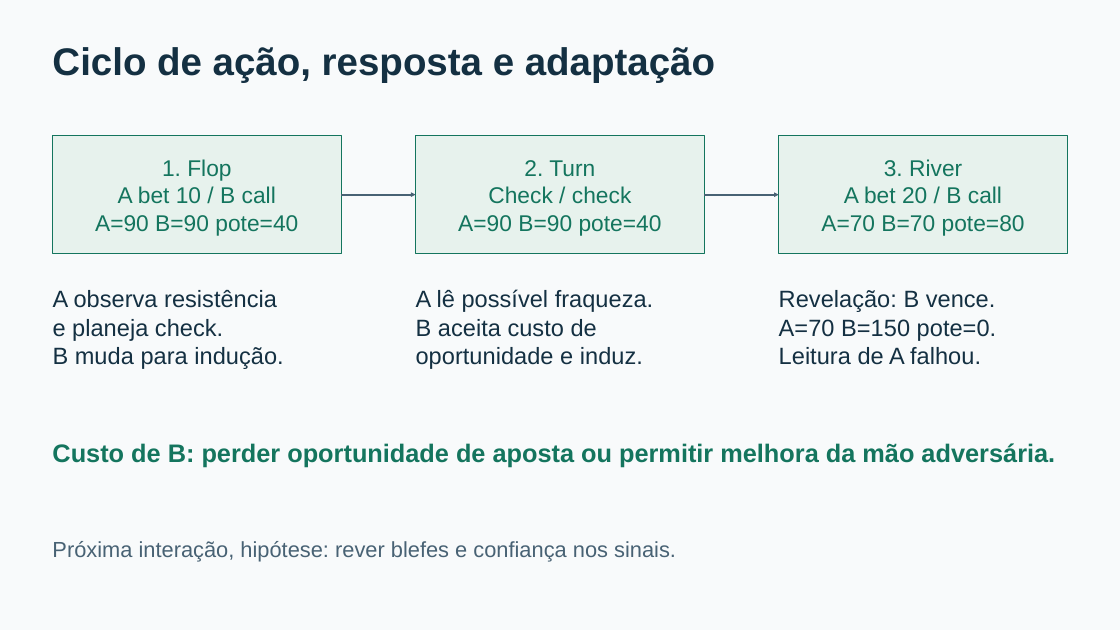
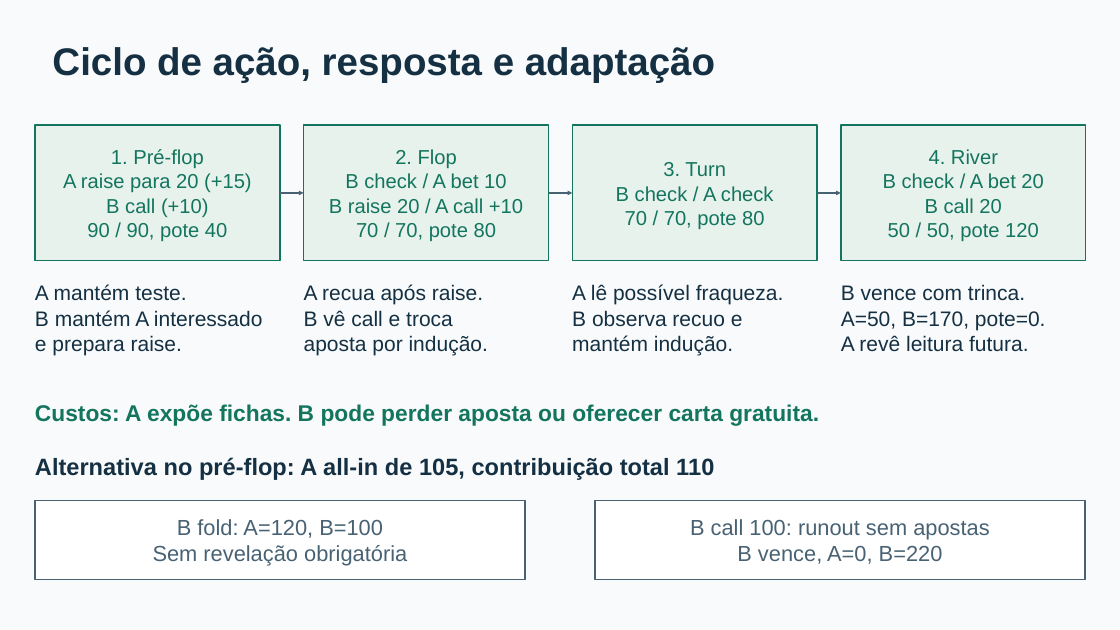
Before and after one commit to rafaelbtorres/Trabalho-1-Analise-de-Sistema-Adversarial, a slide deck: slide 2 of diagramas/diagramas-editaveis.pptx. Drawn at 1120x630 pixels with LibreOffice and Linux fonts; fonts in the diff are those of the drawing. Boxes give left, top, right and bottom in pixels: in the first picture for what was removed or moved away, otherwise in the second. Text is boxed around its words. In the diff, an @@ line names an element or a change of style, - is before the commit and + after.

Commit message:
docs: inclui pré-flop, raise e all-in na análise de poker

```diff
--- a/diagramas/diagramas-editaveis.pptx
+++ b/diagramas/diagramas-editaveis.pptx
@@ rectangle "1. Pré-flop": place and size @@
-rectangle "1. Pré-flop" at bbox=[52, 135, 341, 254]
+rectangle "1. Pré-flop" at bbox=[35, 125, 281, 260]
@@ text in rectangle at bbox=[63, 149, 252, 241]: text changed; size 19.5 to 17.2 pt @@
-1. Flop
-A bet 10 / B call
-A=90 B=90 pote=40
+1. Pré-flop
+A raise para 20 (+15)
+B call (+10)
+90 / 90, pote 40
@@ rectangle added at bbox=[303, 125, 549, 260], fill #E7F2ED, outline #14755E 1.2 pt, 17.2 pt, text #14755E @@
+2. Flop
+B check / A bet 10
+B raise 20 / A call +10
+70 / 70, pote 80
@@ rectangle removed at bbox=[416, 135, 705, 254] @@
-2. Turn
-Check / check
-A=90 B=90 pote=40
@@ rectangle added at bbox=[572, 125, 818, 260], fill #E7F2ED, outline #14755E 1.2 pt, 17.2 pt, text #14755E @@
+3. Turn
+B check / A check
+70 / 70, pote 80
@@ rectangle "4. River": place and size @@
-rectangle "4. River" at bbox=[779, 135, 1068, 254]
+rectangle "4. River" at bbox=[841, 125, 1086, 260]
@@ text in rectangle at bbox=[883, 149, 1043, 241]: text changed; size 19.5 to 17.2 pt @@
-3. River
-A bet 20 / B call
-A=70 B=70 pote=80
+4. River
+B check / A bet 20
+B call 20
+50 / 50, pote 120
@@ arrow moved from (341, 195) - (416, 195) to (280, 193) - (303, 193) @@
@@ arrow added from (549, 193) to (572, 193), #486274 1.5 pt @@
@@ arrow moved from (705, 195) - (779, 195) to (818, 193) - (841, 193) @@
@@ text added at bbox=[35, 284, 263, 355], 18 pt, text #143042 @@
+A mantém teste.
+B mantém A interessado
+e prepara raise.
@@ text removed at bbox=[53, 290, 283, 369] @@
-A observa resistência
-e planeja check.
-B muda para indução.
@@ text added at bbox=[304, 284, 488, 355], 18 pt, text #143042 @@
+A recua após raise.
+B vê call e troca
+aposta por indução.
@@ text at bbox=[572, 284, 784, 305]: size 20.2 to 18 pt in "A lê possível fraqueza." @@
@@ text "A lê possível fraqueza.": place and size @@
-text "A lê possível fraqueza." at bbox=[416, 289, 653, 369]
+text "A lê possível fraqueza." at bbox=[572, 284, 784, 355]
@@ text at bbox=[841, 284, 1046, 352]: text changed; size 20.2 to 18 pt @@
-Revelação: B vence.
-A=70 B=150 pote=0.
-Leitura de A falhou.
+B vence com trinca.
+A=50, B=170, pote=0.
+A revê leitura futura.
@@ text at bbox=[572, 310, 743, 355]: text changed; size 20.2 to 18 pt @@
-B aceita custo de
-oportunidade e induz.
+B observa recuo e
+mantém indução.
@@ text at bbox=[35, 404, 819, 426]: text changed; size 21.8 to 19.5 pt @@
-Custo de B: perder oportunidade de aposta ou permitir melhora da mão adversária.
+Custos: A expõe fichas. B pode perder aposta ou oferecer carta gratuita.
@@ text added at bbox=[35, 457, 714, 480], 20.2 pt, text #143042, bold @@
+Alternativa no pré-flop: A all-in de 105, contribuição total 110
@@ rectangle added at bbox=[35, 501, 525, 580], fill #FFFFFF, outline #486274 1.2 pt, 18.8 pt, text #486274 @@
+B fold: A=120, B=100
+Sem revelação obrigatória
@@ rectangle added at bbox=[595, 501, 1085, 580], fill #FFFFFF, outline #486274 1.2 pt, 18.8 pt, text #486274 @@
+B call 100: runout sem apostas
+B vence, A=0, B=220
@@ text removed at bbox=[52, 541, 676, 562] @@
-Próxima interação, hipótese: rever blefes e confiança nos sinais.
```
Also in this commit, not shown: 2 other slides changed, 16 other files.
